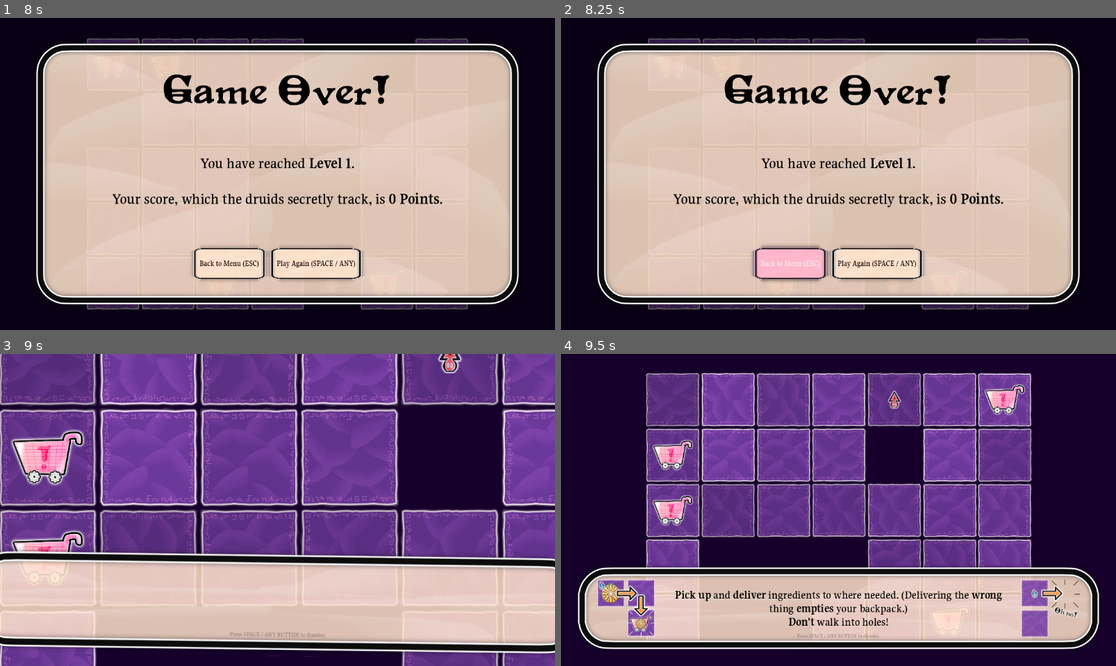
Above: before the commit, frames 1-4 (two rows, left to right).
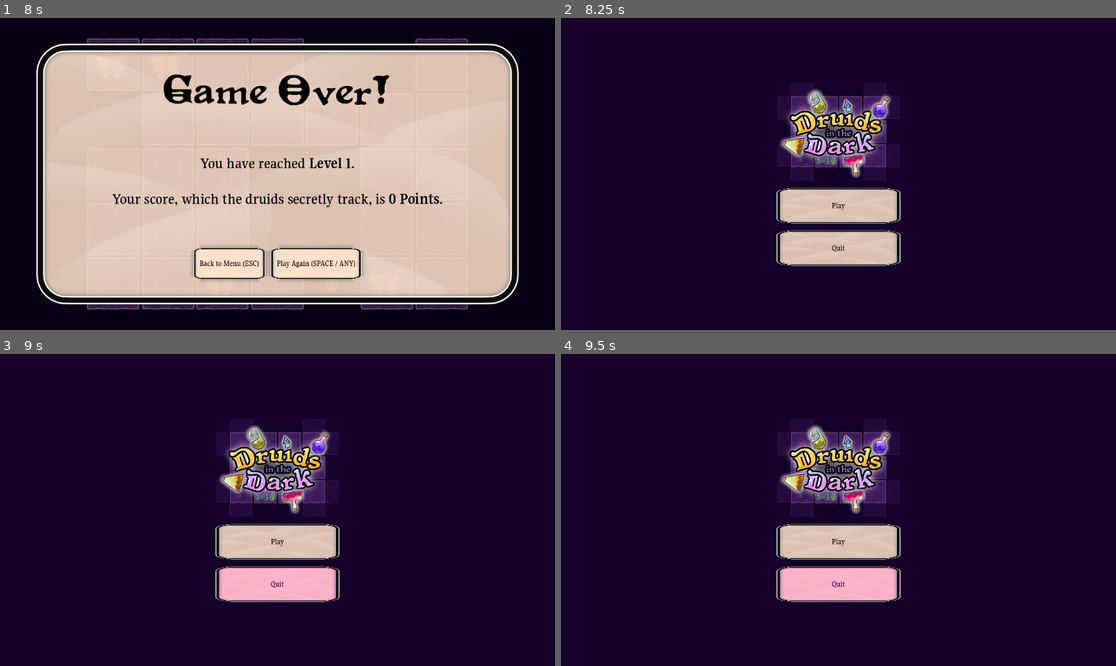
Above: after the commit, the same moments.

Repository: Pandaqi/Druids-in-the-Dark
Game: Godot game, scene res://game_loop/menu.tscn
Same seed, same stepped clock (60 frames per second), same inputs: the game is played once before the commit and once after it. The engine's default icon, where the game draws it, is replaced by a stand-in: a white triangle on a blue panel in a dark square.
Inputs (mouse positions are in pixels of both pictures, inside the frame that each line leads up to):
- Up to frame 1 (8 s): click "Play" at 0.5 s; tap Enter (add_keyboard_player) at 1.25, 1.35 s; move the mouse to (399, 158) at 1.27 s; hold Right 1.28-2.03 s; click (399, 158) at 1.42 s; tap Space (game_over_restart) at 2, 2.75 s; move the mouse to (166, 189) at 2.02 s; hold Down 2.03-2.78 s; tap T at 2.1 s; move the mouse to (333, 105) at 2.77 s; hold Right 2.78-3.53 s; tap K at 2.85 s; move the mouse to (249, 236) at 3.52 s; hold Up 3.53-4.28 s; tap J at 3.6 s; click (249, 236) at 3.67 s; move the mouse to (444, 220) at 4.27 s; hold Left 4.28-5.78 s; tap H at 4.35 s; move the mouse to (111, 127) at 5.02 s; tap U at 5.1 s; move the mouse to (305, 174) at 5.77 s; hold Down 5.78-6.53 s; tap P at 5.85 s; click (305, 174) at 5.92 s; move the mouse to (194, 96) at 6.52 s; hold Right 6.53-7.28 s; tap B at 6.6 s; move the mouse to (399, 158) at 7.27 s; hold Up from 7.28 s (still down); tap V at 7.35 s
- Up to frame 2 (8.25 s): release Up at 8 s; click "Back to Menu (ESC)" at 8 s
- Up to frame 3 (9 s): click (316, 600) at 8.75 s, where only the run before the commit has a clickable "Play Again (SPACE / ANY)"
- Up to frame 4 (9.5 s): no input

Frame 1 is identical in both runs. In frame 2, 72% of the frame differs, in the area x 6-94%, y 6-94%; in frame 3, 86%, in the area x 0-100%, y 0-100%; in frame 4, 63%.

Commit message:
Minor fixes; theme song

Diff:
--- a/game_loop/GDict.gd
+++ b/game_loop/GDict.gd
@@ -237,6 +237,14 @@
 	}
 }
 
+func _ready():
+	var s = AudioStreamPlayer.new()
+	s.stream = preload("res://game_loop/theme_song.mp3")
+	s.process_mode = Node.PROCESS_MODE_ALWAYS
+	s.volume_db = -4
+	add_child(s)
+	s.play()
+
 func get_element_data(key:String):
 	if key in MACHINES: return MACHINES[key]
 	if key in POTIONS: return POTIONS[key]
--- a/game_loop/main.tscn
+++ b/game_loop/main.tscn
@@ -466,5 +466,6 @@
 text = "Continue (SPACE / ANY)"
 
 [connection signal="new_level" from="Progression" to="Map" method="_on_progression_new_level"]
+[connection signal="new_level" from="Progression" to="Feedback" method="_on_progression_new_level"]
 [connection signal="pressed" from="GameOver/Control/MarginContainer/MarginContainer/VBoxContainer/CenterContainer/HBoxContainer/Back" to="GameOver" method="on_back_pressed"]
 [connection signal="pressed" from="GameOver/Control/MarginContainer/MarginContainer/VBoxContainer/CenterContainer/HBoxContainer/Continue" to="GameOver" method="on_continue_pressed"]
--- a/main/game_over.gd
+++ b/main/game_over.gd
@@ -63,4 +63,4 @@
 		get_tree().reload_current_scene()
 
 func on_back_pressed():
-	get_tree().change_scene_to_packed(preload("res://game_loop/menu.tscn"))
+	get_tree().change_scene_to_file("res://game_loop/menu.tscn")
--- a/modules/order_giver.gd
+++ b/modules/order_giver.gd
@@ -74,7 +74,7 @@
 	GDict.feedback.emit(entity.get_position(), "Delivered!")
 
 	# @NOTE: signal must come at the very end, otherwise we haven't removed order yet and should-end-game check fails
-	order_delivered.emit(inventory.get_content())
+	order_delivered.emit(content)
 
 	if GConfig.potion_delivery_regenerates_recipe and potion_inside_order:
 		recipes.regenerate_potion(potion_inside_order)
--- a/ui/default_theme.tres
+++ b/ui/default_theme.tres
@@ -8,6 +8,7 @@
 [resource]
 default_font = ExtResource("1_rcnvy")
 Button/colors/font_color = Color(0.0741275, 0.00106323, 0.00029513, 1)
+Button/colors/font_hover_color = Color(0.168955, 0.000199947, 0.256978, 1)
 Button/styles/focus = ExtResource("1_kibdt")
 Button/styles/hover = ExtResource("1_kibdt")
 Button/styles/normal = ExtResource("1_78lyg")
--- a/ui/feedback/feedback.gd
+++ b/ui/feedback/feedback.gd
@@ -10,3 +10,8 @@
 	f.set_position(pos)
 	add_child(f)
 	f.set_text(txt)
+
+func _on_progression_new_level() -> void:
+	var nodes = get_tree().get_nodes_in_group("Feedback")
+	for node in nodes:
+		node.queue_free()
--- a/ui/feedback/feedback_scene.tscn
+++ b/ui/feedback/feedback_scene.tscn
@@ -2,6 +2,45 @@
 
 [ext_resource type="Script" path="res://ui/feedback/feedback_scene.gd" id="1_qq5cc"]
 [ext_resource type="Theme" uid="uid://c0bfo1n4w7tgt" path="res://ui/default_theme.tres" id="2_34a2m"]
+
+[sub_resource type="Animation" id="Animation_i11vv"]
+length = 0.001
+tracks/0/type = "value"
+tracks/0/imported = false
+tracks/0/enabled = true
+tracks/0/path = NodePath("Container:position")
+tracks/0/interp = 1
+tracks/0/loop_wrap = true
+tracks/0/keys = {
+"times": PackedFloat32Array(0),
+"transitions": PackedFloat32Array(1),
+"update": 0,
+"values": [Vector2(0, 0)]
+}
+tracks/1/type = "value"
+tracks/1/imported = false
+tracks/1/enabled = true
+tracks/1/path = NodePath("Container:modulate")
+tracks/1/interp = 1
+tracks/1/loop_wrap = true
+tracks/1/keys = {
+"times": PackedFloat32Array(0),
+"transitions": PackedFloat32Array(1),
+"update": 0,
+"values": [Color(1, 1, 1, 1)]
+}
+tracks/2/type = "value"
+tracks/2/imported = false
+tracks/2/enabled = true
+tracks/2/path = NodePath("Container:scale")
+tracks/2/interp = 1
+tracks/2/loop_wrap = true
+tracks/2/keys = {
+"times": PackedFloat32Array(0),
+"transitions": PackedFloat32Array(1),
+"update": 0,
+"values": [Vector2(1e-05, 1e-05)]
+}
 
 [sub_resource type="Animation" id="Animation_lt6ow"]
 resource_name = "feedback_float"
@@ -43,52 +82,13 @@
 "values": [Vector2(1e-05, 1e-05), Vector2(1.15, 1.15), Vector2(1, 1)]
 }
 
-[sub_resource type="Animation" id="Animation_i11vv"]
-length = 0.001
-tracks/0/type = "value"
-tracks/0/imported = false
-tracks/0/enabled = true
-tracks/0/path = NodePath("Container:position")
-tracks/0/interp = 1
-tracks/0/loop_wrap = true
-tracks/0/keys = {
-"times": PackedFloat32Array(0),
-"transitions": PackedFloat32Array(1),
-"update": 0,
-"values": [Vector2(0, 0)]
-}
-tracks/1/type = "value"
-tracks/1/imported = false
-tracks/1/enabled = true
-tracks/1/path = NodePath("Container:modulate")
-tracks/1/interp = 1
-tracks/1/loop_wrap = true
-tracks/1/keys = {
-"times": PackedFloat32Array(0),
-"transitions": PackedFloat32Array(1),
-"update": 0,
-"values": [Color(1, 1, 1, 1)]
-}
-tracks/2/type = "value"
-tracks/2/imported = false
-tracks/2/enabled = true
-tracks/2/path = NodePath("Container:scale")
-tracks/2/interp = 1
-tracks/2/loop_wrap = true
-tracks/2/keys = {
-"times": PackedFloat32Array(0),
-"transitions": PackedFloat32Array(1),
-"update": 0,
-"values": [Vector2(1e-05, 1e-05)]
-}
-
 [sub_resource type="AnimationLibrary" id="AnimationLibrary_krr85"]
 _data = {
 "RESET": SubResource("Animation_i11vv"),
 "feedback_float": SubResource("Animation_lt6ow")
 }
 
-[node name="FeedbackScene" type="Node2D"]
+[node name="FeedbackScene" type="Node2D" groups=["Feedback"]]
 script = ExtResource("1_qq5cc")
 
 [node name="Container" type="Node2D" parent="."]
--- a/ui/input_hint.gd
+++ b/ui/input_hint.gd
@@ -35,7 +35,7 @@
 			if not (key in labels): continue
 
 			var key_conv := OS.get_keycode_string(keys_raw[key])
-			var label_rot := 0
+			#var label_rot := 0
 			var label : Label = labels[key]
 			if ["Left", "Right", "Up", "Down"].has(key_conv):
 				# for some fucking reason this doesn't set rotation correctly, so we just do the opposite:
--- a/ui/player_select.gd
+++ b/ui/player_select.gd
@@ -67,7 +67,7 @@
 	readied_up.emit()
 	anim_player.play("player_ready_wiggle")
 
-func _input(ev):
+func _input(_ev):
 	if is_ready: return
 	if GInput.get_move_vec(player_num).length() > 0.5:
 		ready_up()
--- a/ui/player_select.tscn
+++ b/ui/player_select.tscn
@@ -5,6 +5,21 @@
 [ext_resource type="Texture2D" uid="uid://belshgxot58hl" path="res://ui/nine_patch_atlas.tres" id="2_xqqw1"]
 [ext_resource type="Texture2D" uid="uid://d1hbyhc7hnmuy" path="res://main/misc.webp" id="3_hmsbx"]
 [ext_resource type="Script" path="res://ui/input_hint.gd" id="5_if1do"]
+
+[sub_resource type="Animation" id="Animation_mr5a8"]
+length = 0.001
+tracks/0/type = "value"
+tracks/0/imported = false
+tracks/0/enabled = true
+tracks/0/path = NodePath("MarginContainer/VBoxContainer/PlayerVisual/MarginContainer/TextureRect:modulate")
+tracks/0/interp = 1
+tracks/0/loop_wrap = true
+tracks/0/keys = {
+"times": PackedFloat32Array(0),
+"transitions": PackedFloat32Array(1),
+"update": 0,
+"values": [Color(1, 1, 1, 1)]
+}
 
 [sub_resource type="Animation" id="Animation_0vlph"]
 resource_name = "player_ready_wiggle"
@@ -23,21 +38,6 @@
 "values": [Color(1, 1, 1, 1), Color(1, 1, 1, 0.384314)]
 }
 
-[sub_resource type="Animation" id="Animation_mr5a8"]
-length = 0.001
-tracks/0/type = "value"
-tracks/0/imported = false
-tracks/0/enabled = true
-tracks/0/path = NodePath("MarginContainer/VBoxContainer/PlayerVisual/MarginContainer/TextureRect:modulate")
-tracks/0/interp = 1
-tracks/0/loop_wrap = true
-tracks/0/keys = {
-"times": PackedFloat32Array(0),
-"transitions": PackedFloat32Array(1),
-"update": 0,
-"values": [Color(1, 1, 1, 1)]
-}
-
 [sub_resource type="AnimationLibrary" id="AnimationLibrary_ty1w0"]
 _data = {
 "RESET": SubResource("Animation_mr5a8"),
Not shown, added: game_loop/theme_song.mp3.import
Not shown, added: game_loop/theme_song.mp3
Not shown, changed: non_game/todo.md
